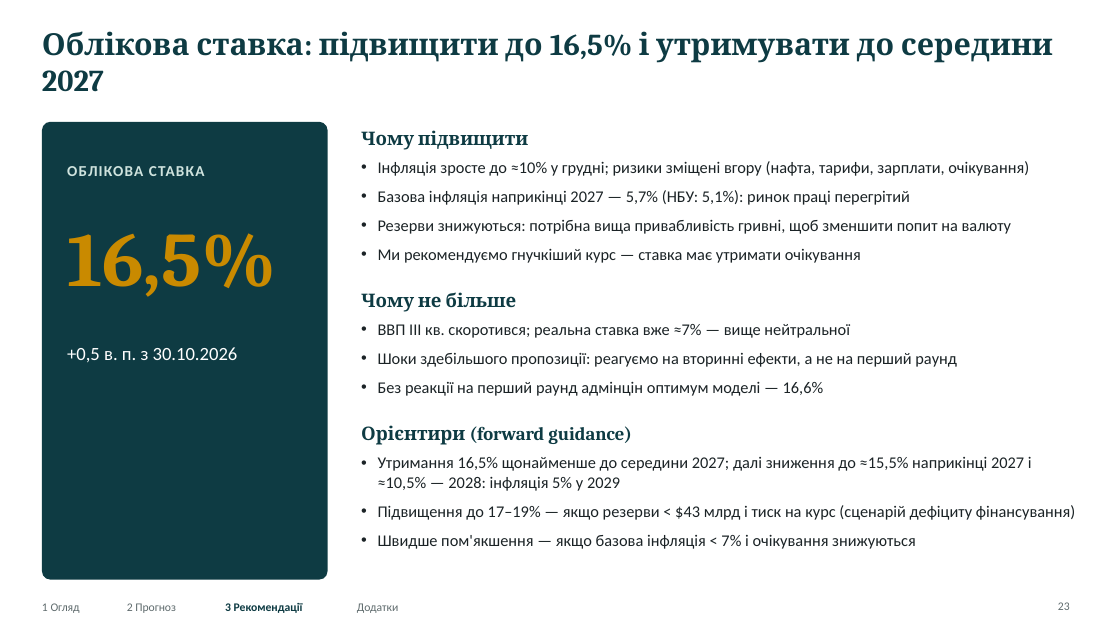
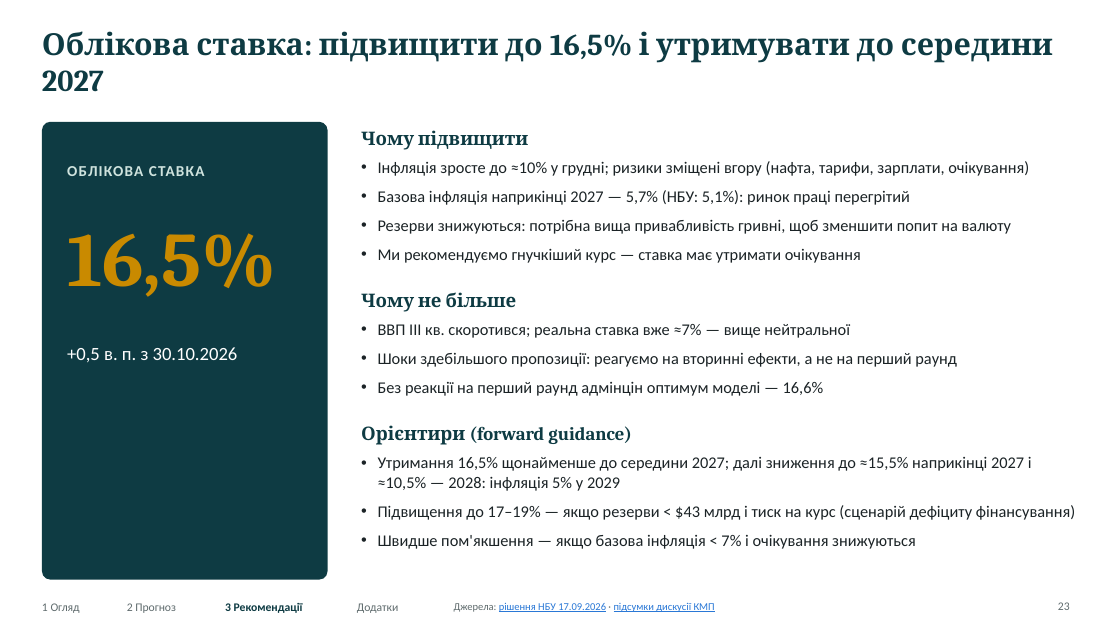
Before and after one commit to caplitt/nbu-challenge-2026, a slide deck: slide 23 of presentation/NBU_University_Challenge_2026.pptx. Drawn at 1120x630 pixels with LibreOffice and Linux fonts; fonts in the diff are those of the drawing. Boxes give left, top, right and bottom in pixels: in the first picture for what was removed or moved away, otherwise in the second. Text is boxed around its words. In the diff, an @@ line names an element or a change of style, - is before the commit and + after.

```diff
--- a/presentation/NBU_University_Challenge_2026.pptx
+++ b/presentation/NBU_University_Challenge_2026.pptx
@@ text added at (x1=454, y1=603, x2=715, y2=612), 9 pt, text #2A78D6, underline @@
+Джерела: рішення НБУ 17.09.2026 · підсумки дискусії КМП
```
Also in this commit, not shown: 25 other slides changed, 13 other files.
